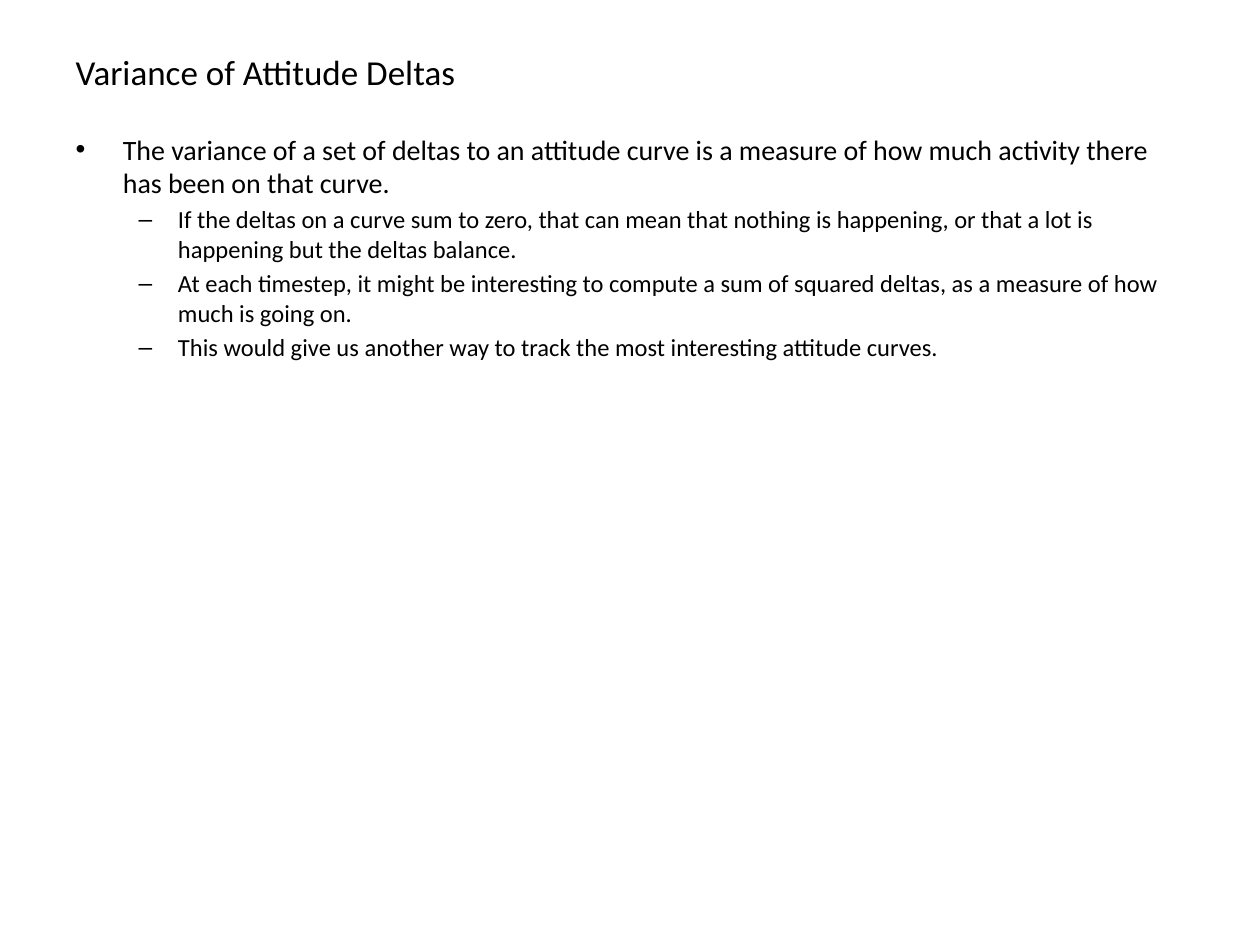
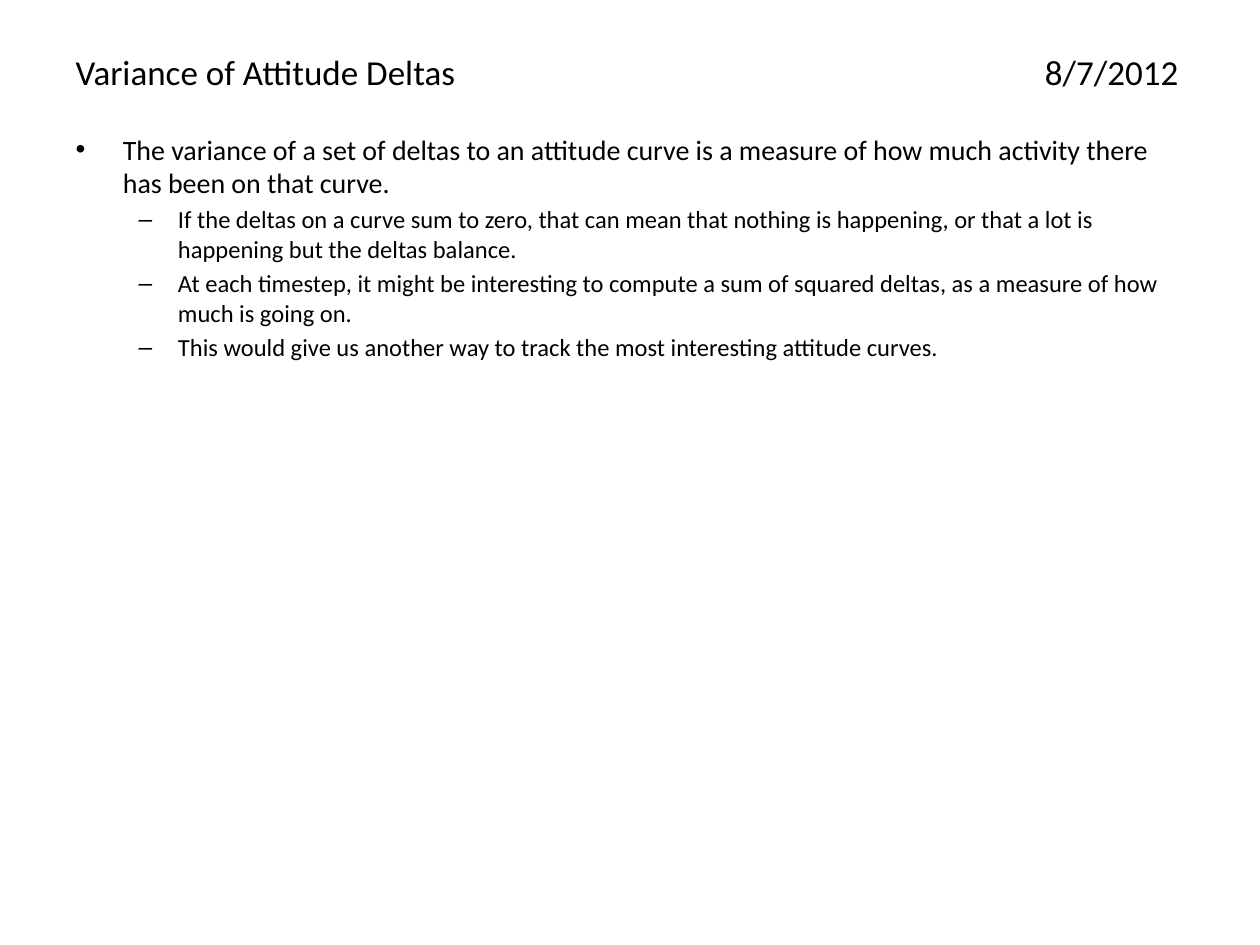
Before and after one commit to AthenaModel/athena-legacy, a slide deck: slide 31 of docs/dev/ideas.pptx (slide 19 before the commit). Drawn at 1260x945 pixels with LibreOffice and Linux fonts; fonts in the diff are those of the drawing. Boxes give left, top, right and bottom in pixels: in the first picture for what was removed or moved away, otherwise in the second. Text is boxed around its words. In the diff, an @@ line names an element or a change of style, - is before the commit and + after.

```diff
--- a/docs/dev/ideas.pptx
+++ b/docs/dev/ideas.pptx
@@ title at bbox=[76, 60, 1178, 87]: text changed @@
-Variance of Attitude Deltas
+Variance of Attitude Deltas 8/7/2012
```
Also in this commit, not shown: 8 other slides changed, 11 slides added.
